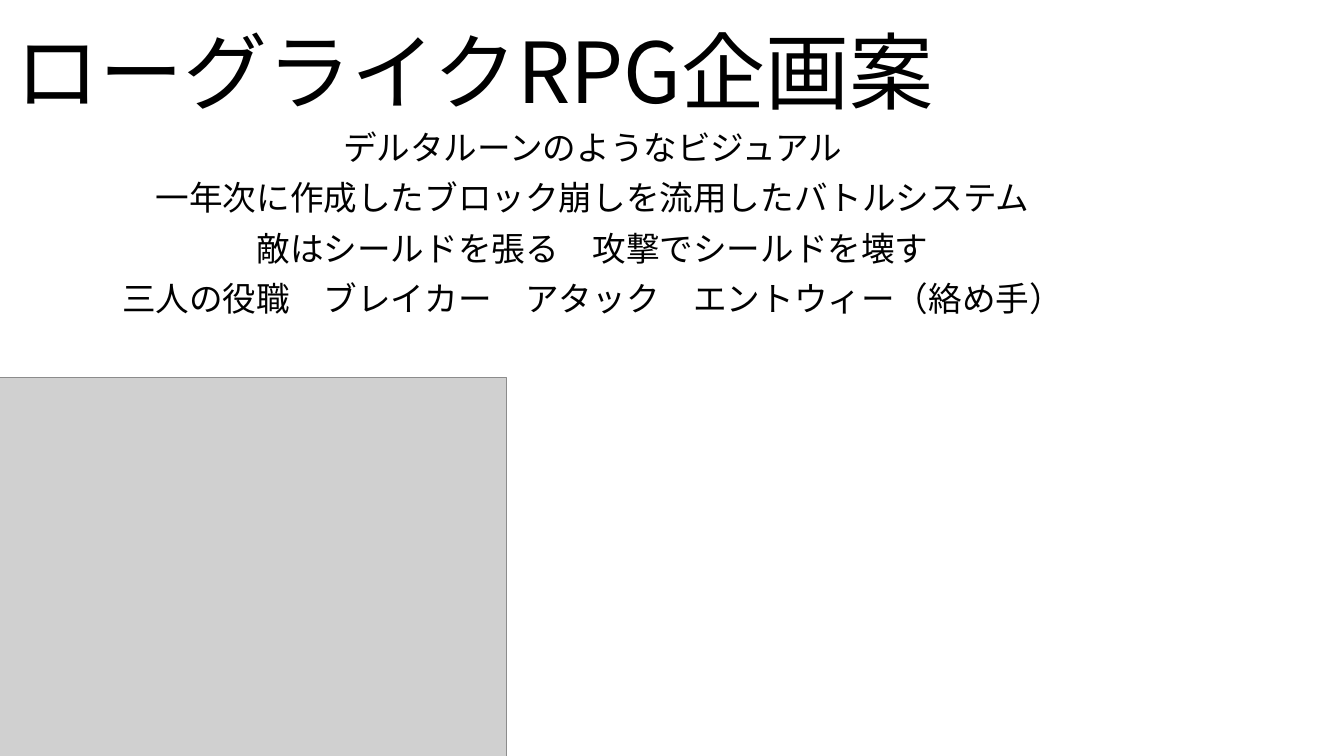
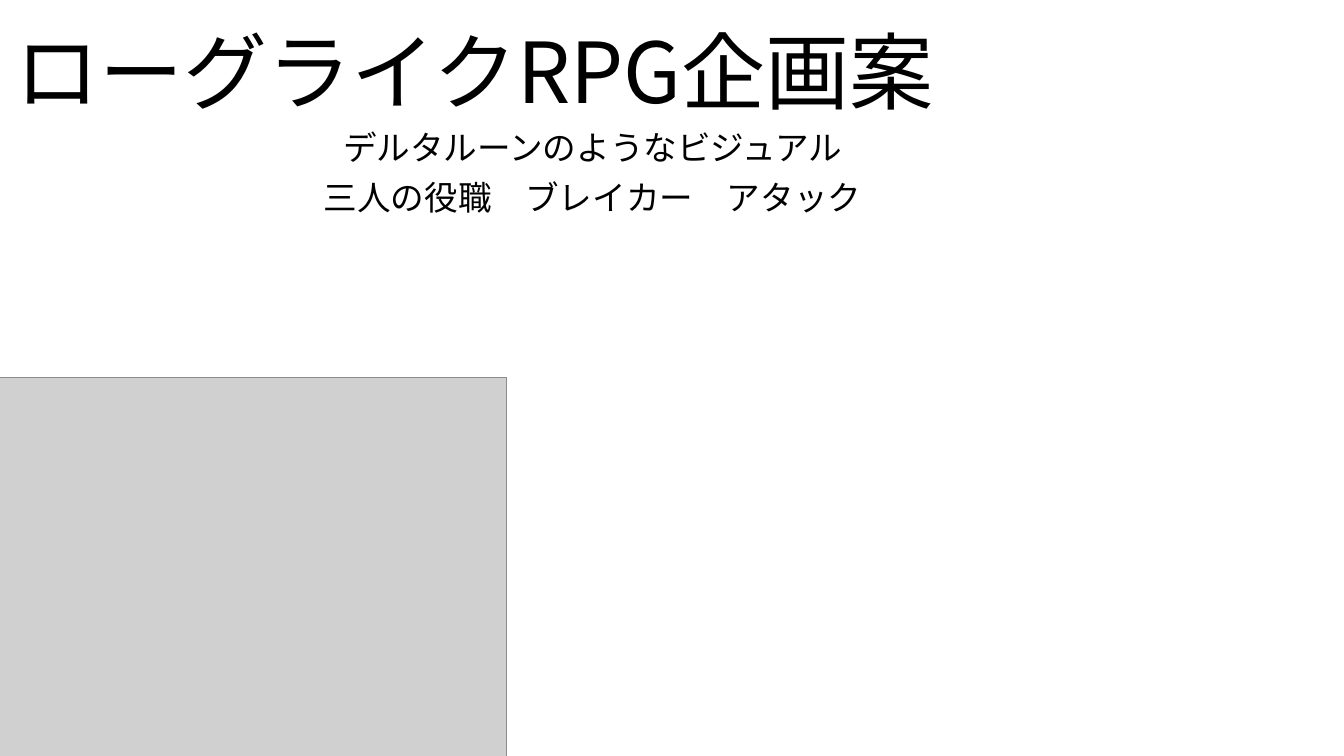
Before and after one commit to Mahiro-Motohashi-0328/SoulLinker, a slide deck: slide 1 of RPG企画案.pptx. Drawn at 1344x756 pixels with LibreOffice and Linux fonts; fonts in the diff are those of the drawing; grey boxes stand for pictures. Boxes give left, top, right and bottom in pixels: in the first picture for what was removed or moved away, otherwise in the second. Text is boxed around its words. In the diff, an @@ line names an element or a change of style, - is before the commit and + after.

```diff
--- a/RPG企画案.pptx
+++ b/RPG企画案.pptx
@@ subtitle at [324,181,861,213]: text changed @@
-一年次に作成したブロック崩しを流用したバトルシステム
-敵はシールドを張る 攻撃でシールドを壊す
-三人の役職 ブレイカー アタック エントウィー（絡め手）
+三人の役職 ブレイカー アタック
```
Also in this commit, not shown: 1 other slide changed, 5 other files.
